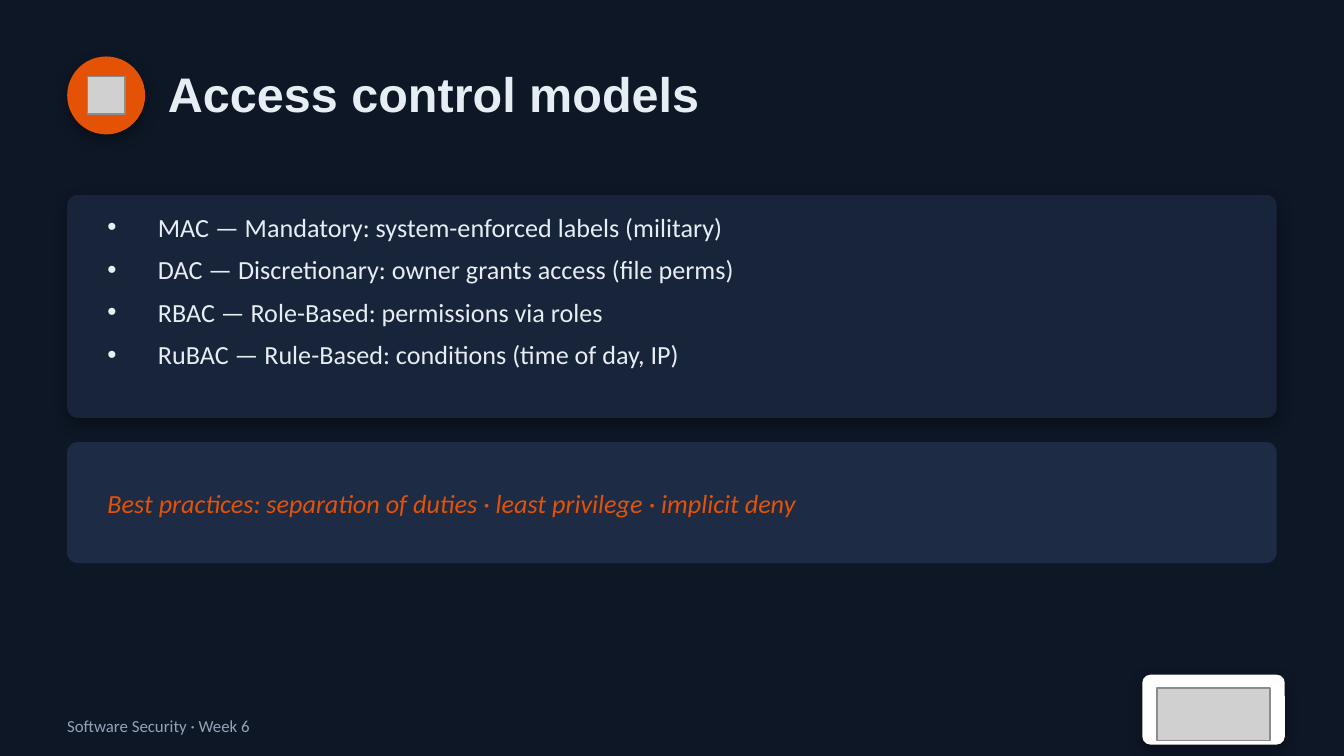
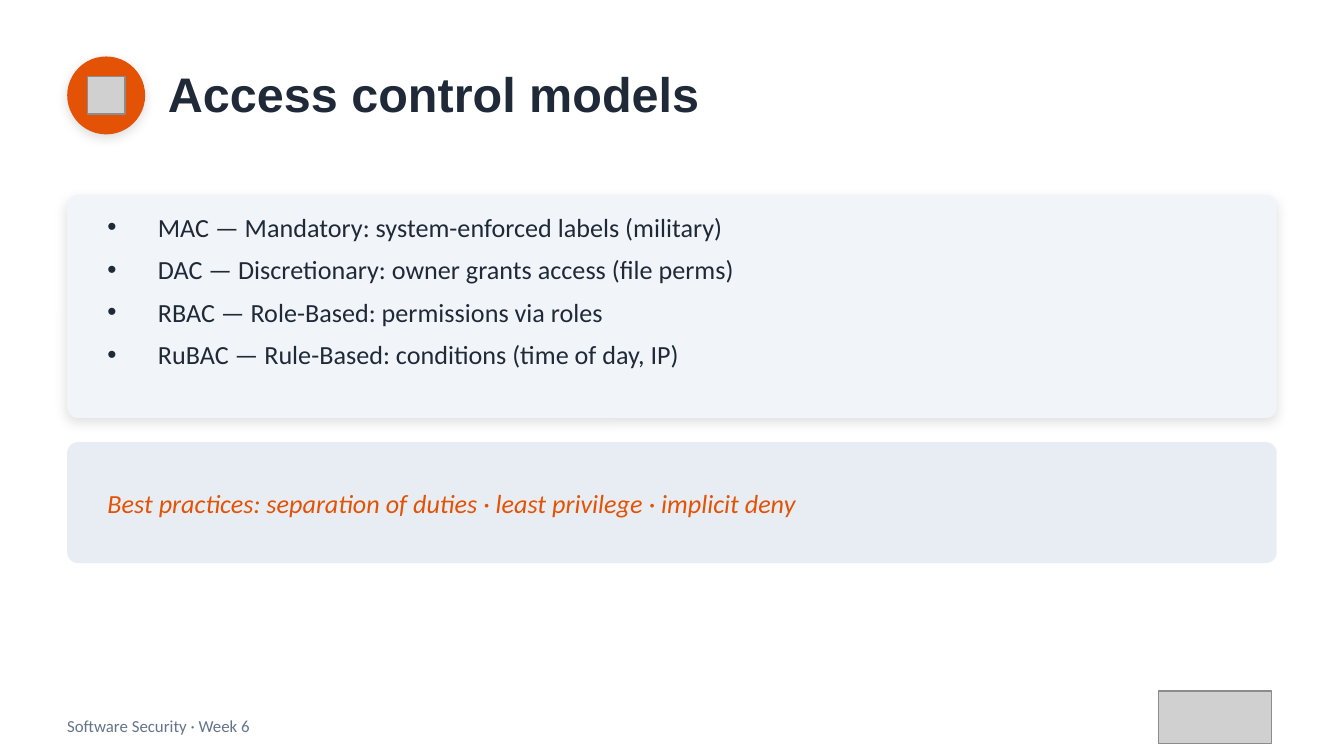
Before and after one commit to nutthakorn7/software-security, a slide deck: slide 9 of slides/pptx/week06.pptx. Drawn at 1344x756 pixels with LibreOffice and Linux fonts; fonts in the diff are those of the drawing; grey boxes stand for pictures. Boxes give left, top, right and bottom in pixels: in the first picture for what was removed or moved away, otherwise in the second. Text is boxed around its words. In the diff, an @@ line names an element or a change of style, - is before the commit and + after.

```diff
--- a/slides/pptx/week06.pptx
+++ b/slides/pptx/week06.pptx
@@ background #0E1726 to #FFFFFF @@
@@ ellipse at (67, 56, 145, 134): shadow changed @@
@@ text "Access control models" at (168, 77, 699, 113): text colour #E6EDF3 to #1F2937 @@
@@ rounded rectangle at (67, 195, 1277, 418): fill #18243A to #F1F5F9; shadow changed @@
@@ text "MAC — Mandatory: system-enforced labels ..." at (158, 218, 734, 369): text colour #E6EDF3 to #1F2937 @@
@@ rounded rectangle at (67, 442, 1277, 563): fill #1E2B45 to #E8EDF3 @@
@@ rounded rectangle removed at (1142, 675, 1285, 745) @@
@@ text "Software Security · Week 6" at (67, 720, 250, 735): text colour #94A3B8 to #64748B @@
```
Also in this commit, not shown: 18 other slides changed, 19 other files.
